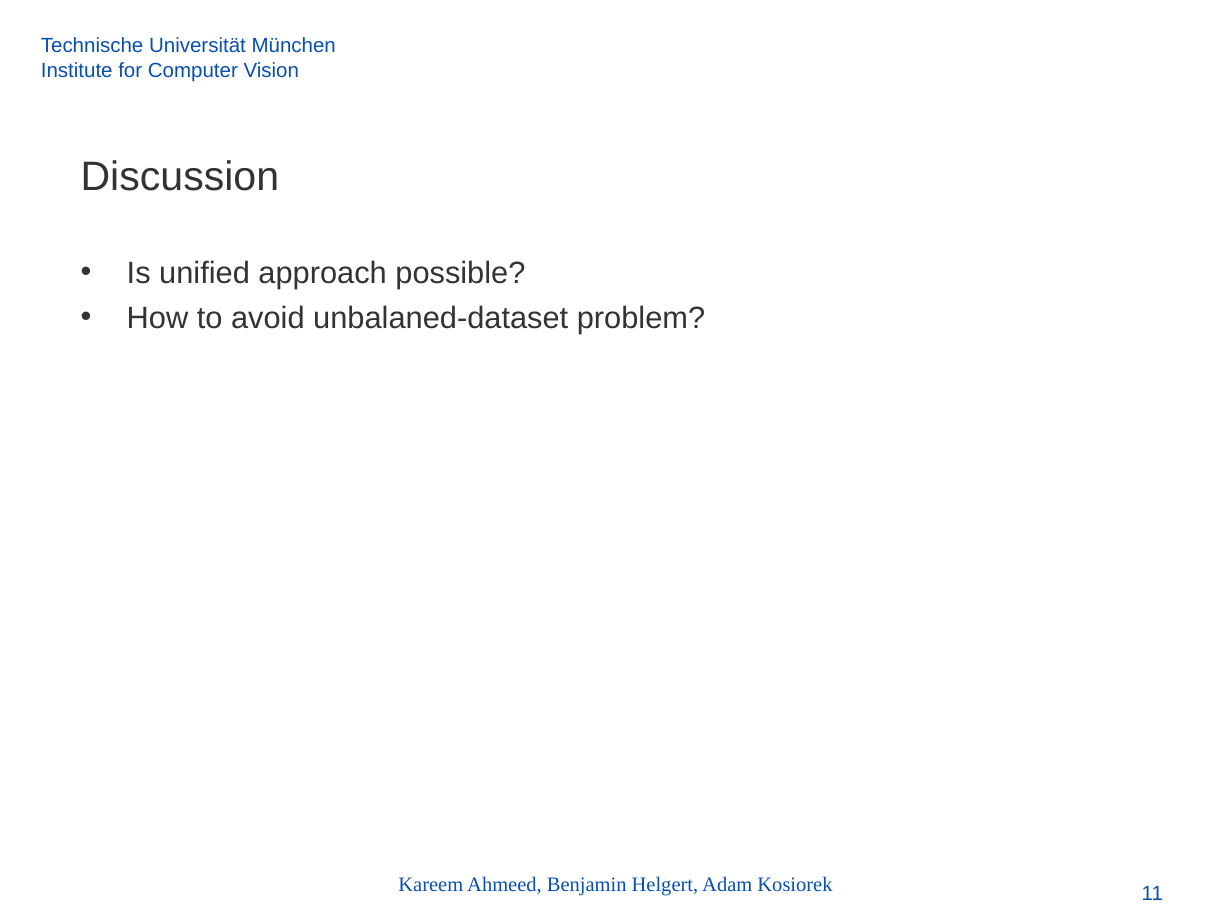
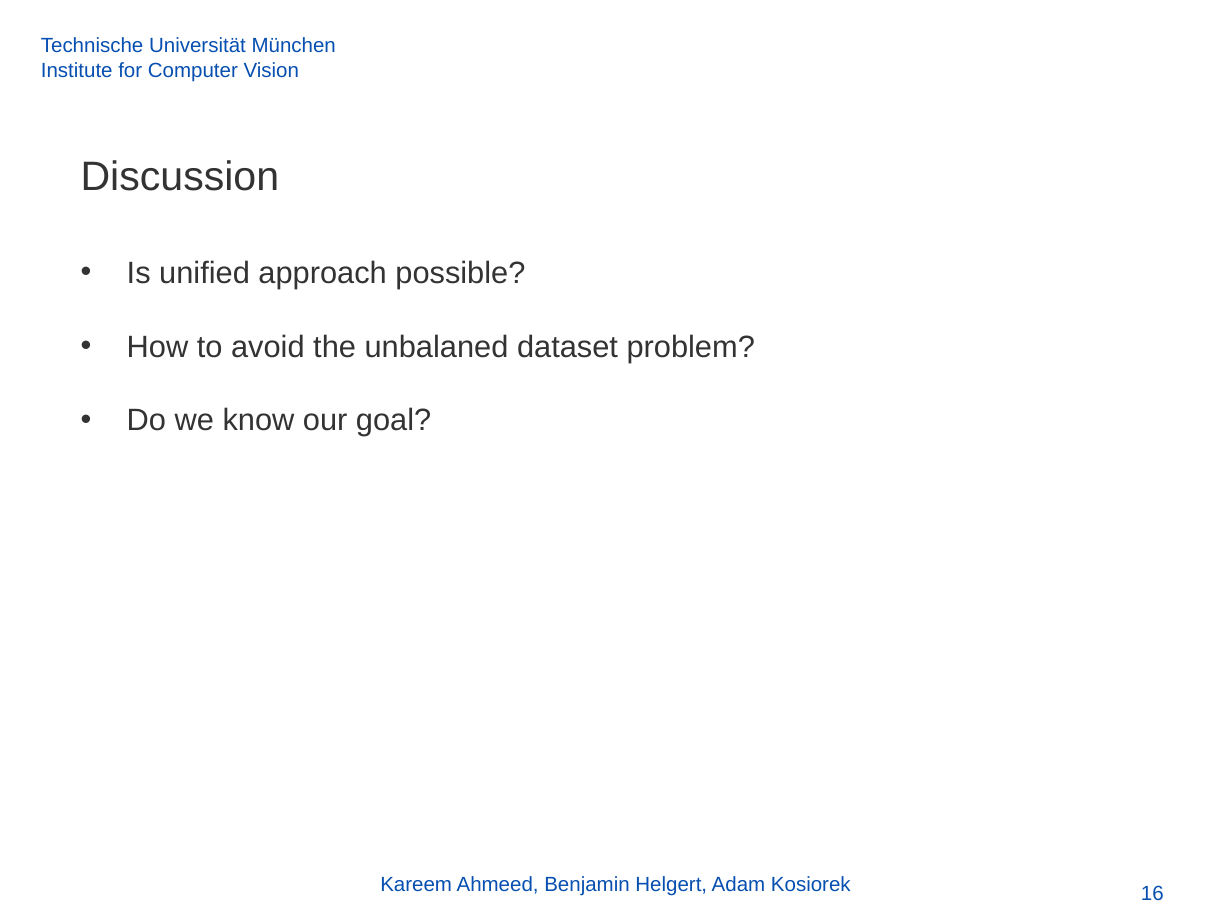
Before and after one commit to akosiorek/uncertainty, a slide deck: slide 16 of models/mlfcv.odp (slide 11 before the commit). Drawn at 1232x924 pixels with LibreOffice and Linux fonts; fonts in the diff are those of the drawing; background and template pictures are left out. Boxes give left, top, right and bottom in pixels: in the first picture for what was removed or moved away, otherwise in the second. Text is boxed around its words. In the diff, an @@ line names an element or a change of style, - is before the commit and + after.

```diff
--- a/models/mlfcv.odp
+++ b/models/mlfcv.odp
@@ text at [127, 334, 755, 436]: text changed @@
-• How to avoid unbalaned-dataset problem?
+• How to avoid the unbalaned dataset problem?
+• Do we know our goal?
@@ text "Kareem Ahmeed, Benjamin Helgert, Adam ..." at [380, 876, 851, 896]: font Times New Roman to Arial @@
@@ page number added at [1141, 885, 1164, 901], 12 pt, text #074FB0 @@
+16
@@ page number removed at [1142, 886, 1163, 900] @@
-11
```
Also in this commit, not shown: 12 other slides changed, 2 slides added.
